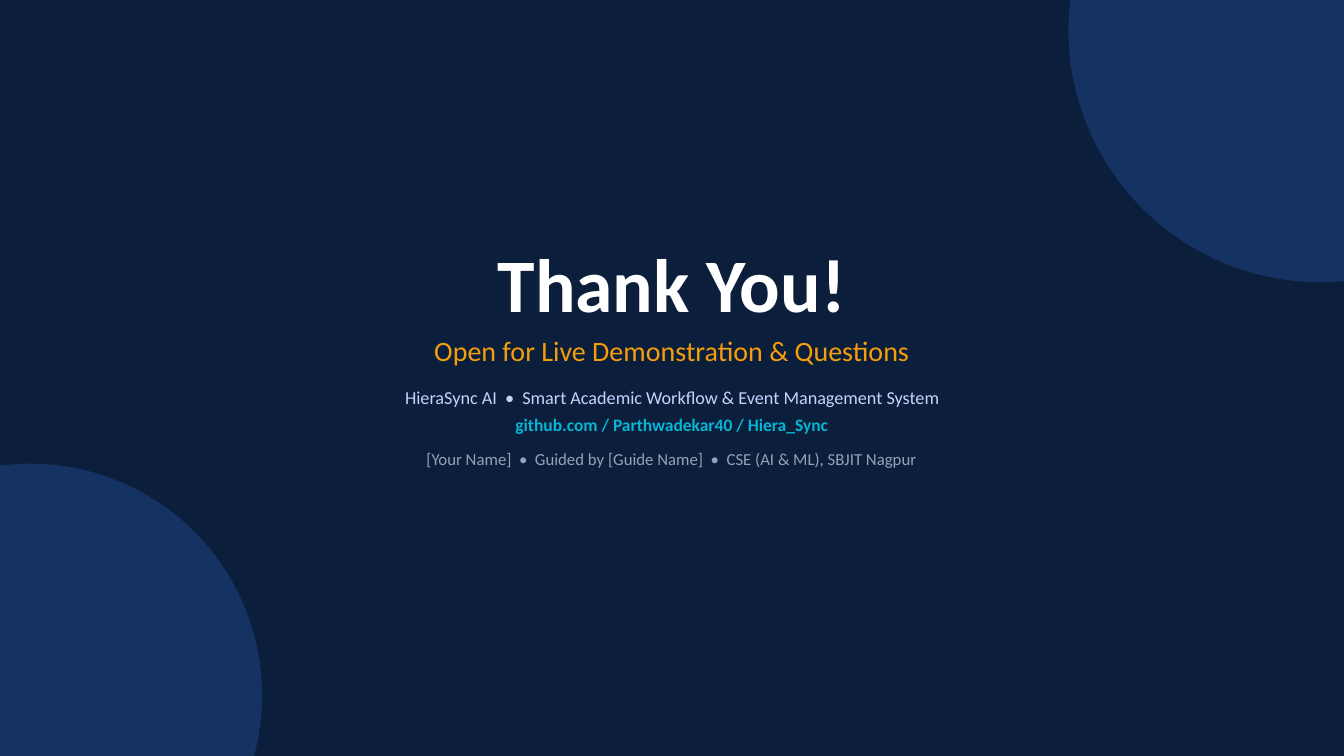
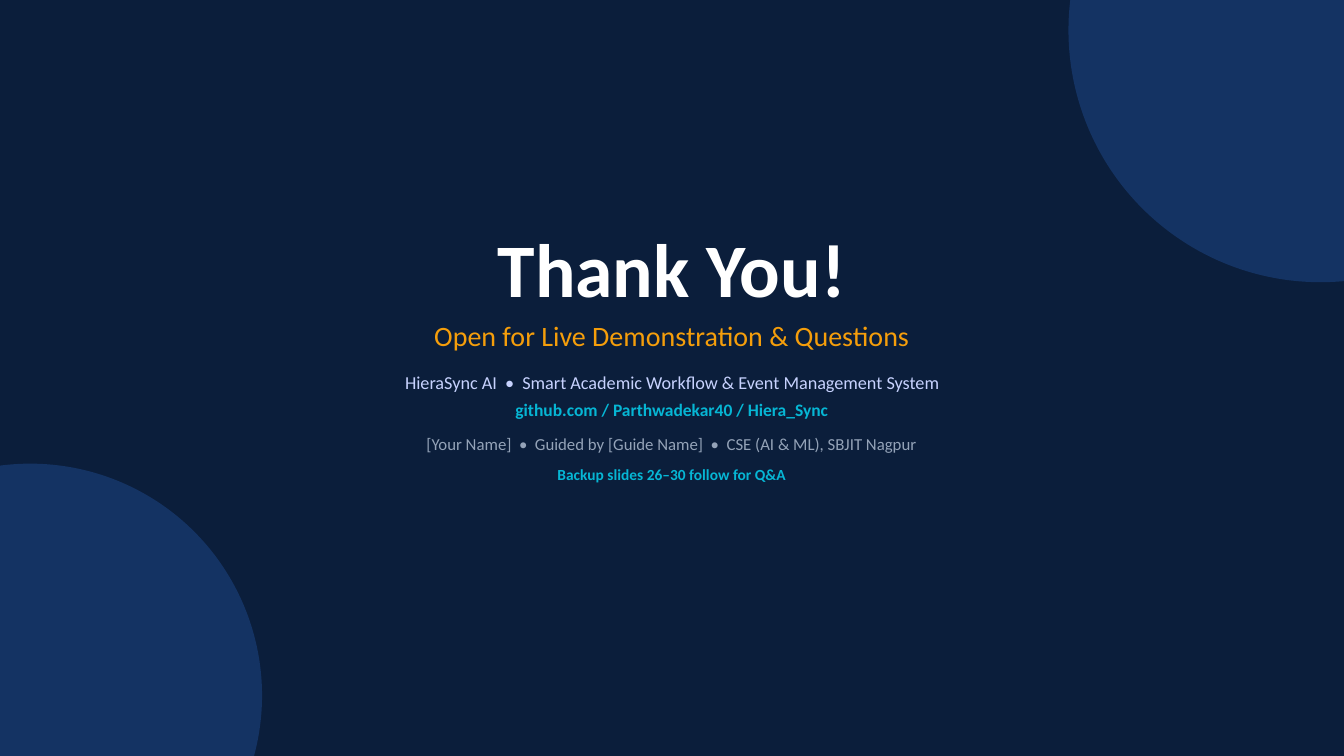
Before and after one commit to Parthwadekar40/Hiera_Sync, a slide deck: slide 25 of presentation/HieraSync_Review_Seminar_I.pptx. Drawn at 1344x756 pixels with LibreOffice and Linux fonts; fonts in the diff are those of the drawing. Boxes give left, top, right and bottom in pixels: in the first picture for what was removed or moved away, otherwise in the second. Text is boxed around its words. In the diff, an @@ line names an element or a change of style, - is before the commit and + after.

```diff
--- a/presentation/HieraSync_Review_Seminar_I.pptx
+++ b/presentation/HieraSync_Review_Seminar_I.pptx
@@ text at box(426, 438, 916, 453): more space between paragraphs @@
@@ text at box(557, 469, 786, 483): paragraph added @@
+Backup slides 26–30 follow for Q&A
```
Also in this commit, not shown: 5 slides added, 4 other files.
